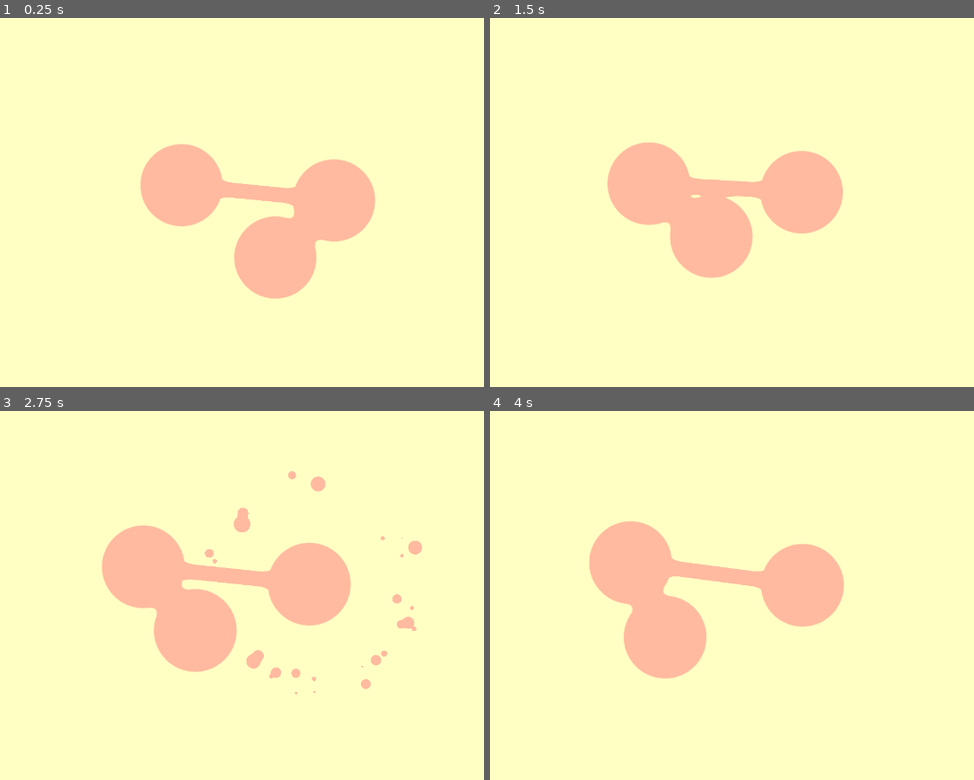
Above: before the commit, frames 1-4 (two rows, left to right).
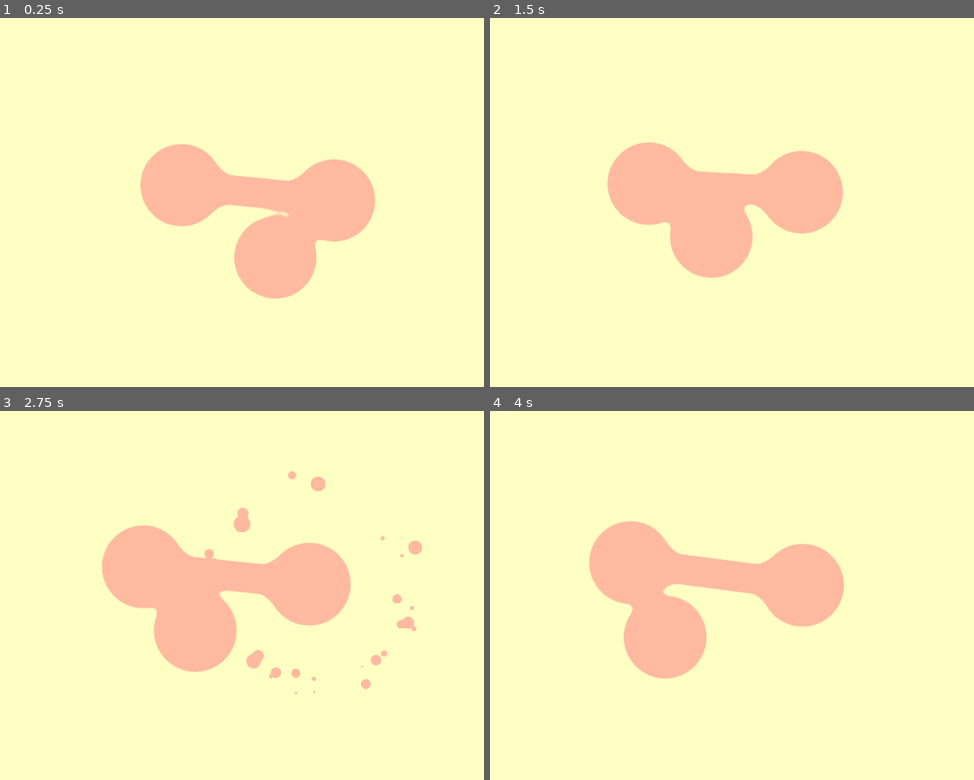
Above: after the commit, the same moments.

Repository: AlexeyBond/old-46-game
Game: Godot game, scene res://root.tscn
Same seed, same stepped clock (60 frames per second), same inputs: the game is played once before the commit and once after it.
Inputs (mouse positions are in pixels of both pictures, inside the frame that each line leads up to):
- Up to frame 1 (0.25 s): no input
- Up to frame 2 (1.5 s): move the mouse to (911, 180) at 0.52 s; click (911, 180) at 0.6 s; move the mouse to (611, 220) at 1.27 s; click (611, 220) at 1.35 s
- Up to frame 3 (2.75 s): move the mouse to (338, 503) at 2.02 s; click (338, 503) at 2.1 s
- Up to frame 4 (4 s): move the mouse to (717, 672) at 2.77 s; click (717, 672) at 2.85 s; move the mouse to (969, 654) at 3.52 s; click (969, 654) at 3.6 s

The runs differ from the first frame. In frame 1, 0.7% of the frame differs, in the area x 43-63%, y 39-55%; in frame 2, 0.5%; in frame 3, 0.9%; in frame 4, 0.9%, in the area x 35-59%, y 36-53%.
Error in both runs: Invalid call. Nonexistent function 'set_seed' in base 'Node2D (ball.tscn::1)'.

Commit message:
smoother links

Diff:
--- a/link.gd
+++ b/link.gd
@@ -44,7 +44,7 @@
 
 	$Sprite.transform = Transform2D(
 		(p2 - p1) / 512,
-		(p2 - p1).rotated(PI / 2.0).normalized() * 0.2,
+		(p2 - p1).rotated(PI / 2.0).normalized() * 0.5,
 		p1
 	)
 
Binary file changed: proc/sketch_200418b/sprite.png
Not shown, changed: proc/sketch_200418b/sketch_200418b.pde
